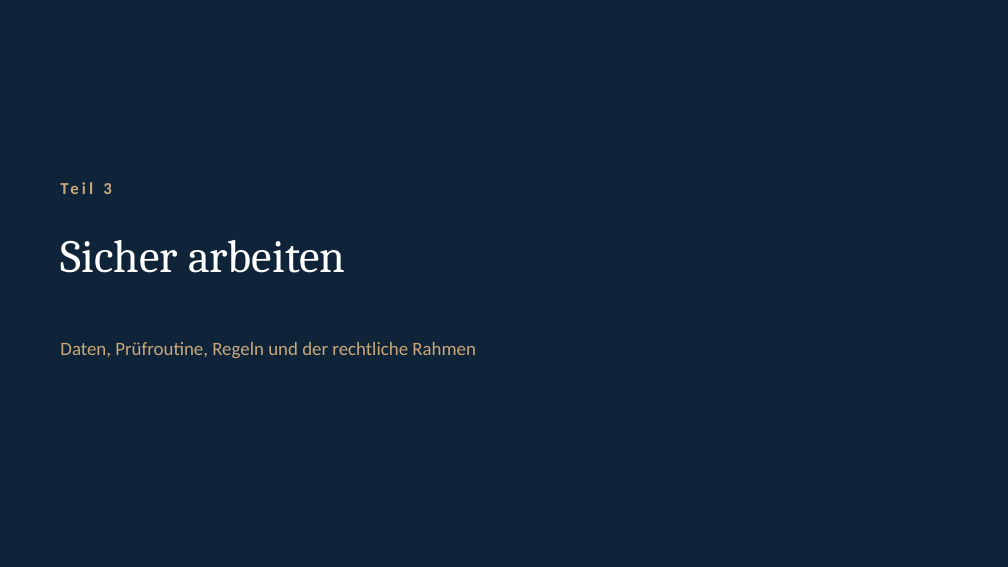
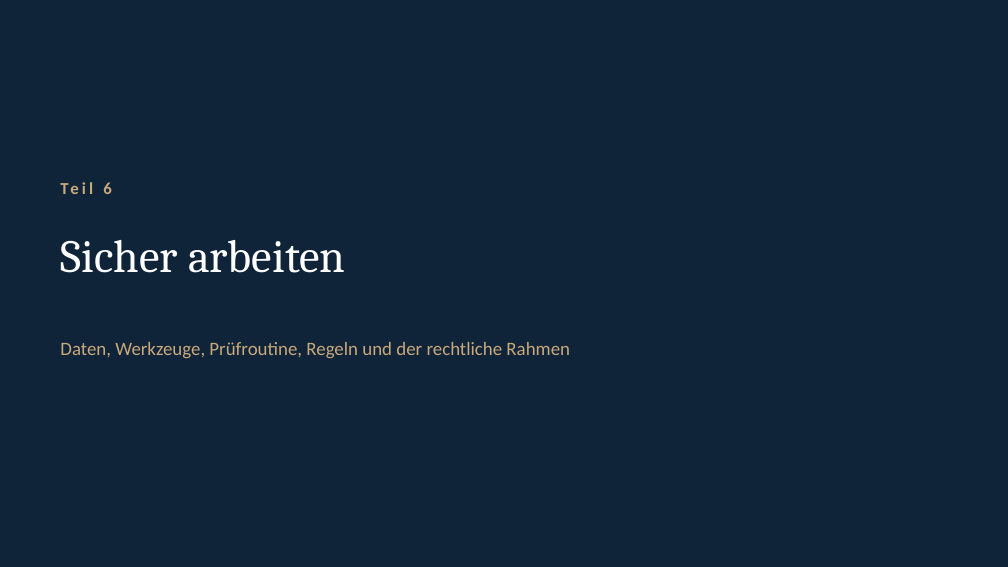
Before and after one commit to ESUnternehmensberatung/schmal-unternehmensberatung-website, a slide deck: slide 40 of starttag/KI-Starttag-Praesentation.pptx (slide 17 before the commit). Drawn at 1008x567 pixels with LibreOffice and Linux fonts; fonts in the diff are those of the drawing; background and template pictures are left out. Boxes give left, top, right and bottom in pixels: in the first picture for what was removed or moved away, otherwise in the second. Text is boxed around its words. In the diff, an @@ line names an element or a change of style, - is before the commit and + after.

```diff
--- a/starttag/KI-Starttag-Praesentation.pptx
+++ b/starttag/KI-Starttag-Praesentation.pptx
@@ text at (103, 182, 111, 194): text changed @@
-Teil 3
+Teil 6
@@ text at (60, 342, 570, 358): text changed @@
-Daten, Prüfroutine, Regeln und der rechtliche Rahmen
+Daten, Werkzeuge, Prüfroutine, Regeln und der rechtliche Rahmen
```
Also in this commit, not shown: 12 other slides changed, 25 slides added, 4 other files.
